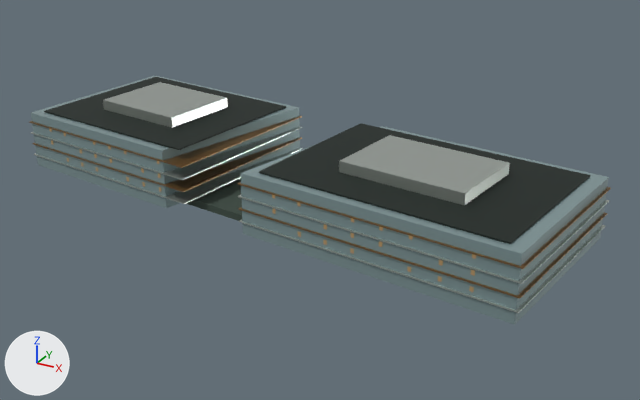
Before and after pictures for a commit that changed the glTF model landmarks/assets/coastal-city.glb.
Rendered twice from a 50 mm camera at (184.0, -297.0, 147.0) aimed at (25.0, -6.0, 2.0). Lighting does not change. The marker at lower left points along +X, +Y and +Z. The older version comes first. Vertices at exactly the same position are counted once.

The first picture shows 'crown_box', 'envelope', 'floor_bands', 'floor_bands.001', 'night_windows', 'podium_link', 'roof_deck'.
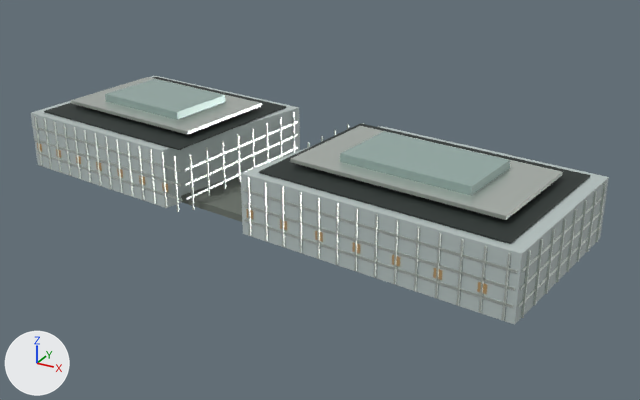
The change, as a list of edits to the scene's bpy script:
```text
Change mat_glass:
    mat_glass.base_color: (0.27, 0.381, 0.392) -> (0.558, 0.644, 0.631)  # grey #8ea6a8 -> light grey #c5d2d0
    mat_glass.metallic: 0.42 -> 0.22
    mat_glass.roughness: 0.24 -> 0.16
Change mat_metal:
    mat_metal.base_color: (0.539, 0.591, 0.546) -> (0.665, 0.723, 0.672)  # light grey #c2cac3 -> light grey #d5ddd6
    mat_metal.metallic: 0.82 -> 0.72
Change mat_stone:
    mat_stone.base_color: (0.0452, 0.0704, 0.0545) -> (0.153, 0.175, 0.15)  # greyish green #3c4b42 -> grey #6d746c
Change me_crown_box:
    remove me_crown_box.from_pydata(...)  # 16 vertices, 24 faces; spans x -81.0..100.0, y -34.0..22.0, z 26.0..30.0
    add me_crown_box.from_pydata(...)  # 16 vertices, 24 faces; spans x -97.0..118.0, y -43.0..30.0, z 27.0..29.0
    me_crown_box part 1: the loose piece of 8 vertices spanning x -81.0..-35.0, y -18.0..22.0, z 26.0..30.0 is scaled about its middle by (1.69, 1.36, 0.318)
    me_crown_box part 2
    me_crown_box.vertices[0].co: (45.0, -28.0, 26.0) -> (26.0, -32.0, 27.0)  # pixel (339, 172) -> pixel (290, 162)
    me_crown_box.vertices[1].co: (95.0, -34.0, 26.0) -> (112.0, -43.0, 27.0)  # pixel (464, 205) -> pixel (505, 220)
    me_crown_box.vertices[2].co: (100.0, 0.0, 26.0) -> (118.0, 4.0, 27.0)  # pixel (508, 174) -> pixel (562, 175)
    me_crown_box.vertices[3].co: (49.0, 6.0, 26.0) -> (32.0, 15.0, 27.0)
    me_crown_box.vertices[4].co: (100.0, 0.0, 30.0) -> (118.0, 4.0, 29.0)  # pixel (509, 162) -> pixel (562, 171)
    me_crown_box.vertices[5].co: (49.0, 6.0, 30.0) -> (32.0, 15.0, 29.0)  # pixel (389, 135) -> pixel (360, 125)
    me_crown_box.vertices[6].co: (95.0, -34.0, 30.0) -> (112.0, -43.0, 29.0)  # pixel (465, 193) -> pixel (506, 216)
    me_crown_box.vertices[7].co: (45.0, -28.0, 30.0) -> (26.0, -32.0, 29.0)  # pixel (339, 160) -> pixel (290, 158)
Change me_floor_bands:
    remove me_floor_bands.from_pydata(...)  # 32 vertices, 48 faces; spans x -110.0..133.0, y -59.0..47.0, z 5.0..16.0
    add me_floor_bands.from_pydata(...)  # 192 vertices, 288 faces; spans x -109.0..132.0, y -58.0..46.0, z 6.0..19.0
    me_floor_bands part 3: the whole mesh is rebuilt
Change me_night_windows:
    remove me_night_windows.from_pydata(...)  # 288 vertices, 144 faces; spans x -97.0..117.0, y -57.0..44.0, z 7.0..20.0
    add me_night_windows.from_pydata(...)  # 112 vertices, 56 faces; spans x -107.0..122.0, y -57.0..46.0, z 7.0..11.0
    me_night_windows part 4: 68 loose pieces with 272 vertices, spanning x -97.0..117.0, y -57.0..44.0, z 7.0..20.0, are deleted
    me_night_windows part 5: 1 vertex moved within x 97.0, y -55.0, z 7.0; 3 vertices removed from x 95.0..97.0, y -55.0, z 7.0..8.0; 27 vertices added at x 15.0..113.0, y -57.0..-45.0, z 7.0..11.0
    me_night_windows part 6: 1 vertex moved within x -39.0, y -38.0, z 7.0; 3 vertices removed from x -40.0..-39.0, y -38.0, z 7.0..8.0; 27 vertices added at x -107.0..-26.0, y -40.0..-30.0, z 7.0..11.0
    other edits to the shape of me_night_windows do not show in these pictures
Add me_crown_box_001:
    me_crown_box_001.from_pydata([(44.0, -26.0, 28.0), (97.0, -32.0, 28.0), (101.0, -2.0, 28.0), (48.0, 4.0, 28.0), (101.0, -2.0, 32.0), (48.0, 4.0, 32.0), (97.0, -32.0, 32.0), (44.0, -26.0, 32.0), (-82.0, -10.0, 28.0), (-38.0, -15.0, 28.0), (-35.0, 15.0, 28.0), (-78.0, 20.0, 28.0), (-35.0, 15.0, 32.0), (-78.0, 20.0, 32.0), (-38.0, -15.0, 32.0), (-82.0, -10.0, 32.0)], [], [(0, 1, 2), (0, 2, 3), (3, 2, 4), (3, 4, 5), (2, 4, 6), (2, 6, 1), (1, 6, 7), (1, 7, 0), (0, 3, 5), (0, 5, 7), (5, 4, 6), (5, 6, 7), (8, 9, 10), (8, 10, 11), (11, 13, 12), (11, 12, 10), (10, 12, 14), (10, 14, 9), (9, 14, 15), (9, 15, 8), (8, 11, 13), (8, 13, 15), (13, 12, 14), (13, 14, 15)])
    me_crown_box_001.materials.append(mat_glass_alt)  # grey #9eb6b0
Remove ob_floor_bands_001:
    ob_floor_bands_001 = bpy.data.objects.new('floor_bands.001', me_floor_bands_001)
Add ob_fins:
    ob_fins = bpy.data.objects.new('fins', me_fins)  # 704 vertices, 1056 faces; spans x -109.0..132.0, y -59.0..46.0, z 0.0..24.0; in mat_metal (light grey #d5ddd6)
    ob_fins.location = (0.0, 0.0, 0.0)
Add ob_crown_box_001:
    ob_crown_box_001 = bpy.data.objects.new('crown_box.001', me_crown_box_001)
    ob_crown_box_001.location = (0.0, 0.0, 0.0)
```

What differs and where, as boxes [x1, y1, x2, y2] in the pictures (640 x 400 px; the box of a moved part takes in the faces that stretch with it):
'envelope', recoloured, surface changed (grey to light grey)
    both: [31, 76, 609, 325]
'crown_box', recoloured, surface changed, reshaped (21% wider, 16% taller)
    before: [103, 82, 510, 205]
    after: [71, 77, 563, 220]
'crown_box.001', added
    after: [105, 79, 510, 195]
'floor_bands', recoloured, surface changed, reshaped
    before: [31, 127, 609, 313]
    after: [33, 121, 606, 308]
'fins', added
    after: [34, 112, 606, 321]
'floor_bands.001', deleted
    before: [30, 116, 611, 298]
'podium_link', recoloured (greyish green to grey)
    both: [186, 179, 242, 221]
'night_windows', reshaped (8% shorter)
    before: [49, 128, 476, 292]
    after: [37, 143, 487, 294]
part 1 of me_crown_box, moved or reshaped
    before: [103, 82, 228, 128]
    after: [71, 77, 261, 135]
part 2 of me_crown_box, moved or reshaped
    before: [339, 135, 510, 205]
    after: [291, 126, 563, 220]
part 4 of me_night_windows, deleted
    before: [49, 128, 476, 292]
part 5 of me_night_windows, cut back
    before: [438, 276, 442, 282]
    after: [246, 209, 487, 294]
part 6 of me_night_windows, reshaped
    after: [37, 143, 168, 192]
